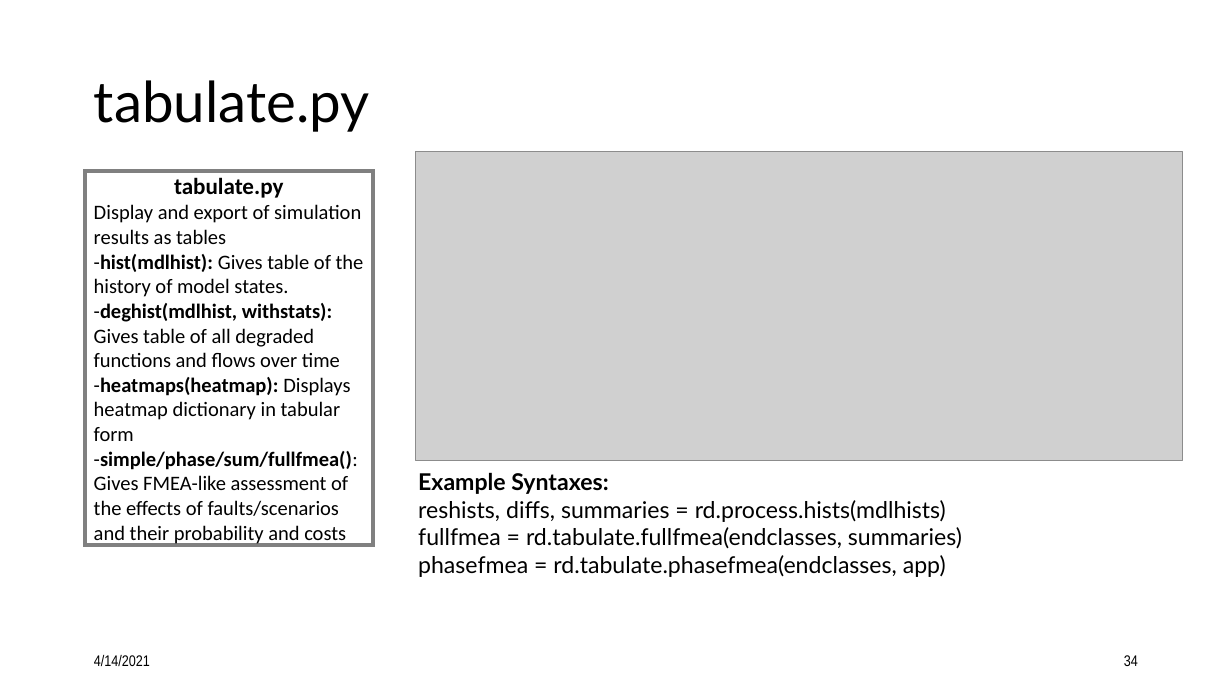
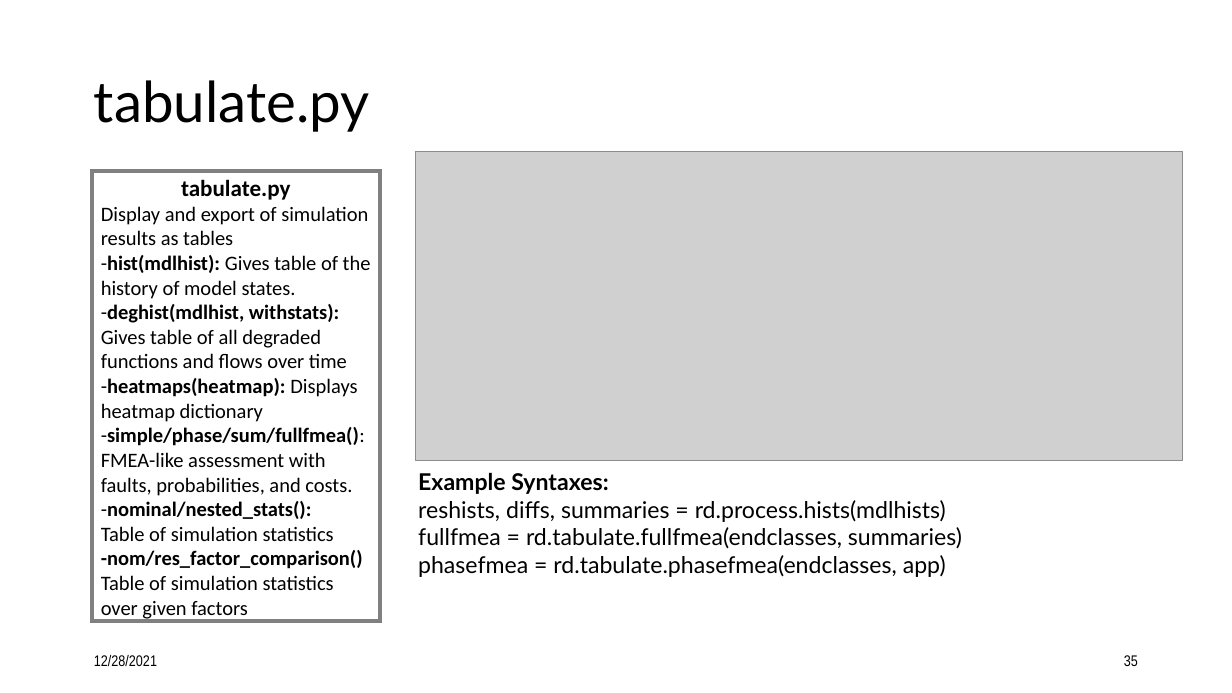
Before and after one commit to nasa/fmdtools, a slide deck: slide 35 of docs/Intro to fmdtools.pptx (slide 34 before the commit). Drawn at 1232x693 pixels with LibreOffice and Linux fonts; fonts in the diff are those of the drawing; grey boxes stand for pictures. Boxes give left, top, right and bottom in pixels: in the first picture for what was removed or moved away, otherwise in the second. Text is boxed around its words. In the diff, an @@ line names an element or a change of style, - is before the commit and + after.

```diff
--- a/docs/Intro to fmdtools.pptx
+++ b/docs/Intro to fmdtools.pptx
@@ rectangle "tabulate.py" resized from (x1=85, y1=171, x2=373, y2=545) to (x1=91, y1=171, x2=380, y2=622) @@
@@ text in rectangle at (x1=101, y1=378, x2=357, y2=422): text changed @@
--heatmaps(heatmap): Displays heatmap dictionary in tabular form
+-heatmaps(heatmap): Displays heatmap dictionary
@@ text in rectangle at (x1=101, y1=452, x2=363, y2=621): text changed @@
-Gives FMEA-like assessment of the effects of faults/scenarios and their probability and costs
+FMEA-like assessment with faults, probabilities, and costs.
+-nominal/nested_stats():
+Table of simulation statistics
+-nom/res_factor_comparison()
+Table of simulation statistics over given factors
@@ text at (x1=94, y1=655, x2=157, y2=666): text changed @@
-4/14/2021
+12/28/2021
@@ page number at (x1=1124, y1=655, x2=1138, y2=666): text changed @@
-34
+35
```
Also in this commit, not shown: 32 other slides changed, 5 slides added, 3 slides removed, 14 other files.
